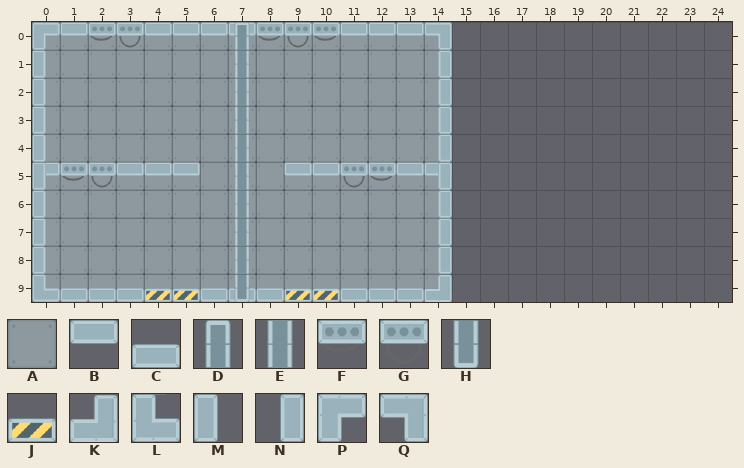
Level history. Tiled map: game/assets/maps/5.tmx. This is how it looked before the edit.
Cells are 64x64 px. Shown: x 0..24, y 0..9. The old version is drawn lined up with the new one.
Key: from "tiles": A 0, B 3, C 4, D 5, E 6, F 19, G 20, H 21, J 23, K 36, L 37, M 49, N 50, P 51, Q 52.
_ is an empty cell.
Layer "background" before, first column x 0:
 0 AAAAAAAAAAAAAAA__________
 1 AAAAAAAAAAAAAAA__________
 2 AAAAAAAAAAAAAAA__________
 3 AAAAAAAAAAAAAAA__________
 4 AAAAAAAAAAAAAAA__________
 5 AAAAAAAAAAAAAAA__________
 6 AAAAAAAAAAAAAAA__________
 7 AAAAAAAAAAAAAAA__________
 8 AAAAAAAAAAAAAAA__________
 9 AAAAAAAAAAAAAAA__________
Layer "floor2" before, first column x 0:
 0 _________________________
 1 _________________________
 2 _________________________
 3 _________________________
 4 _________________________
 5 BFGBBB___BBGFBB__________
 6 _________________________
 7 _________________________
 8 _________________________
 9 _________________________
Layer "floor" before, first column x 0:
 0 PBFGBBBBFGFBBBQ__________
 1 M_____________N__________
 2 M_____________N__________
 3 M_____________N__________
 4 M_____________N__________
 5 M_____________N__________
 6 M_____________N__________
 7 M_____________N__________
 8 M_____________N__________
 9 LCCCJJCCCJJCCCK__________
Layer "env" before, first column x 0:
 0 _______D_________________
 1 _______E_________________
 2 _______E_________________
 3 _______E_________________
 4 _______E_________________
 5 _______E_________________
 6 _______E_________________
 7 _______E_________________
 8 _______E_________________
 9 _______H_________________
The same view after the edit:
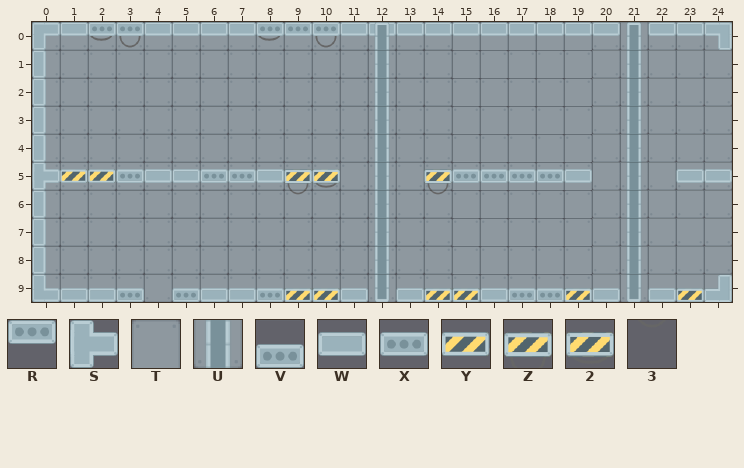
Further tiles: from "tiles": R 2, S 7, T 16, U 32, V 53, W 55, X 56, Y 57, Z 58, 2 59, 3 74.
See-through tiles are keyed as they look on the map.
Edits made:
Changed rows in their new state; . is an unchanged cell.
map size 15x10 -> 25x10 cells
Layer "background":
first column x 15:
 0 TTTTTUUUUU
 1 TTTTTUUUUU
 2 TTTTTUUUUU
 3 TTTTTUUUUU
 4 TTTTTUUUUU
 5 TTTTTUUUUU
 6 TTTTTUUUUU
 7 TTTTTUUUUU
 8 TTTTTUUUUU
 9 TTTTTUUUUU
Layer "floor2" (removed):
first column x 0:
 5 ______...______
Layer "floor":
first column x 0:
 0 .........RG...BBBBBBB.BBQ
 1 .............._..........
 2 .............._..........
 3 .............._..........
 4 .............._..........
 5 SYYXWWXXWZ2...ZXXXXW...WW
 6 .........3....3..........
 7 .............._..........
 8 .............._..........
 9 ...V_V..V..._.JJCVVJC.CJK
Layer "env":
first column x 7:
 0 _....D........D
 1 _....E........E
 2 _....E........E
 3 _....E........E
 4 _....E........E
 5 _....E........E
 6 _....E........E
 7 _....E........E
 8 _....E........E
 9 _....H........H
Boxes around the changes in both pictures, in picture pixels (x1, y1, x2, y2):
changed: (32, 22, 732, 302)
